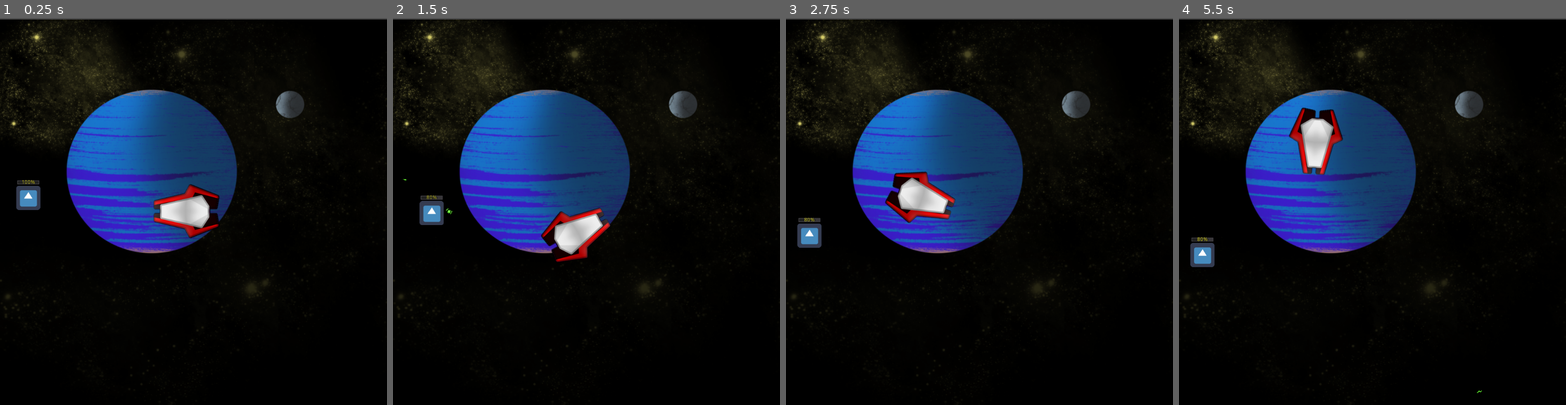
Above: before the commit, frames 1-4 (left to right).
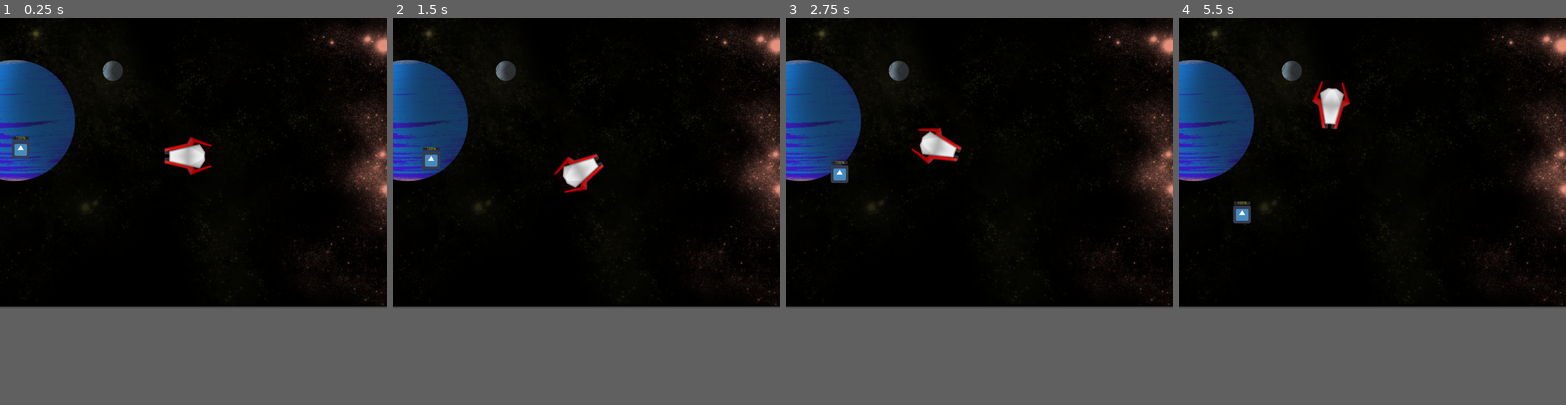
Above: after the commit, the same moments.

Repository: orelll/SpaceShooter
Game: Godot game, scene res://Player.tscn
Same seed, same stepped clock (60 frames per second), same inputs: the game is played once before the commit and once after it. The engine's default icon, where the game draws it, is replaced by a stand-in: a white triangle on a blue panel in a dark square.
Inputs:
- Up to frame 1 (0.25 s): no input
- Up to frame 2 (1.5 s): tap Enter (ui_accept) at 0.5, 0.77 s; hold Right (ui_right) 0.53-1.28 s; hold Down (ui_down) from 1.28 s (still down)
- Up to frame 3 (2.75 s): tap Enter (ui_accept) at 1.52 s; release Down (ui_down) at 2.03 s; hold Right (ui_right) from 2.03 s (still down)
- Up to frame 4 (5.5 s): release Right (ui_right) at 2.78 s; hold Up (ui_up) 2.78-3.53 s; tap Enter (ui_accept) at 3.02, 3.77, 4.52 s; hold Left (ui_left) 3.53-5.03 s; hold Down (ui_down) from 5.03 s (still down)
In our replay, the window is 800x800 before the commit and 800x600 after it. These sizes can differ from the game's own. Grey fills any space a smaller window leaves; there, only what the larger window draws over its background counts as a difference.

The runs differ from the first frame. In frame 1, 26% of the frame differs, in the area x 0-100%, y 0-95%; in frame 2, 26%; in frame 3, 26%; in frame 4, 26%, in the area x 0-100%, y 0-97%.
Error after the commit: Invalid call. Nonexistent function 'add_child' in base 'Vector2'. (res://Player.gd:77)

Commit message:
w końcu w miarę ogarnięty rozmiar okna

Diff:
--- a/Player.gd
+++ b/Player.gd
@@ -12,12 +12,20 @@
 
 # Called when the node enters the scene tree for the first time.
 func _ready():
+	#OS.set_window_maximized(true)
+	OS.window_size = Vector2(1400,1050)
+	print('viewport size: ' + str(get_viewport().size))
+	print('root size: ' + str(get_tree().get_root().size))
 	screen_size = get_viewport().size
-	root = get_tree().get_root()
+	root = get_tree().get_root().size
 	hide()
 	var pos = Vector2(screen_size.x / 2, screen_size.y / 2)
 	start(pos)
 	spawn_target()
+	get_tree().get_root().connect("size_changed", self, "myfunc")
+
+func myfunc():
+    print("Resizing: ", get_viewport_rect().size)
 
 func start(pos):
     position = pos
@@ -84,3 +92,14 @@
 	root.call_deferred("add_child",targetInstance)
 	targetInstance.show()
 	print(str(targetInstance.position))
+
+
+
+func _on_AnimatedSprite_item_rect_changed():
+	print('viewport size: ' + str(get_viewport().size))
+	print('root size: ' + str(get_tree().get_root().size))
+
+
+func _on_Node2D_item_rect_changed():
+	print('viewport size: ' + str(get_viewport().size))
+	print('root size: ' + str(get_tree().get_root().size))
--- a/Player.tscn
+++ b/Player.tscn
@@ -46,6 +46,5 @@
 [node name="ParallaxLayer" type="ParallaxLayer" parent="ParallaxBackground"]
 
 [node name="AnimatedSprite" type="AnimatedSprite" parent="ParallaxBackground/ParallaxLayer"]
-position = Vector2( 988.246, 537.505 )
-scale = Vector2( 1.02895, 0.987224 )
+position = Vector2( 622.665, 503.991 )
 frames = SubResource( 3 )
--- a/Shot.tscn
+++ b/Shot.tscn
@@ -34,6 +34,7 @@
 collision_layer = 2
 collision_mask = 2
 script = ExtResource( 1 )
+damage = 12
 
 [node name="AnimatedSprite" type="AnimatedSprite" parent="Shot"]
 frames = SubResource( 1 )
--- a/project.godot
+++ b/project.godot
@@ -21,10 +21,8 @@
 
 [display]
 
-window/size/height=1024
-window/size/resizable=false
-window/stretch/mode="viewport"
-window/stretch/aspect="keep"
+window/size/width=1400
+window/size/height=1000
 
 [rendering]
 
--- a/target.gd
+++ b/target.gd
@@ -52,7 +52,7 @@
 
 func changeAngle():
 	angle = rng.randi_range(0, 360)
-	print('setting  angle to:' + str(angle))
+
 
 func GotHit(area):
 	print('hit by ' + str(area.name))
